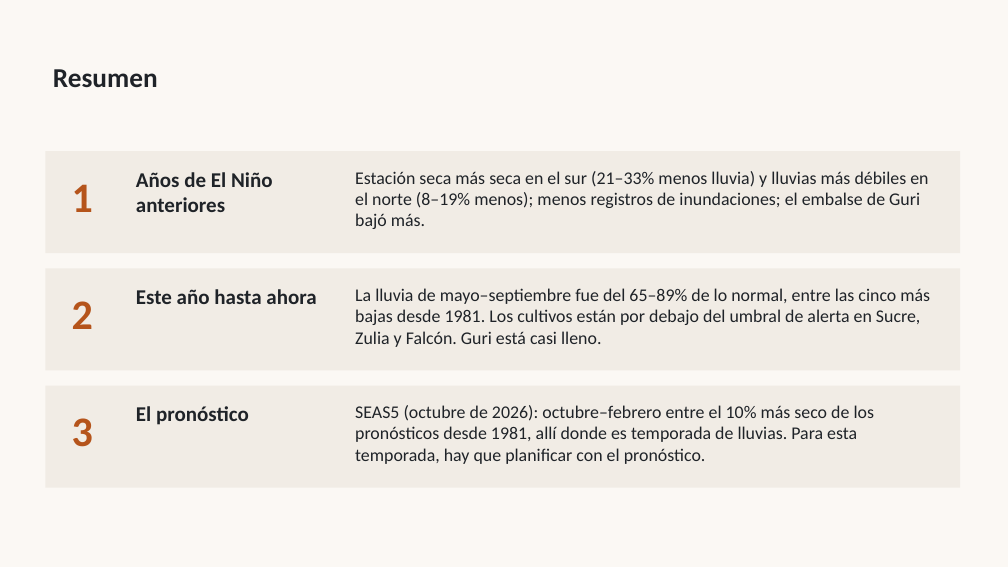
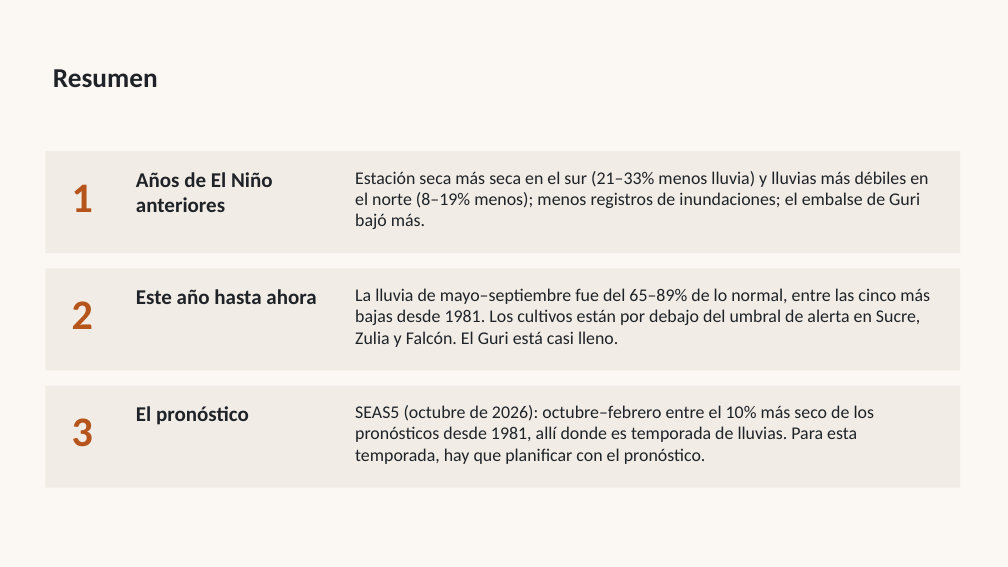
Before and after one commit to OCHA-DAP/ds-teleconnections, a slide deck: slide 2 of docs/enso/ven/slides/es/venezuela-el-nino-2026-27-es.pptx. Drawn at 1008x567 pixels with LibreOffice and Linux fonts; fonts in the diff are those of the drawing. Boxes give left, top, right and bottom in pixels: in the first picture for what was removed or moved away, otherwise in the second. Text is boxed around its words. In the diff, an @@ line names an element or a change of style, - is before the commit and + after.

```diff
--- a/docs/enso/ven/slides/es/venezuela-el-nino-2026-27-es.pptx
+++ b/docs/enso/ven/slides/es/venezuela-el-nino-2026-27-es.pptx
@@ text at (355, 288, 930, 347): text changed @@
-La lluvia de mayo–septiembre fue del 65–89% de lo normal, entre las cinco más bajas desde 1981. Los cultivos están por debajo del umbral de alerta en Sucre, Zulia y Falcón. Guri está casi lleno.
+La lluvia de mayo–septiembre fue del 65–89% de lo normal, entre las cinco más bajas desde 1981. Los cultivos están por debajo del umbral de alerta en Sucre, Zulia y Falcón. El Guri está casi lleno.
```
Also in this commit, not shown: 5 other slides changed, 16 other files.
